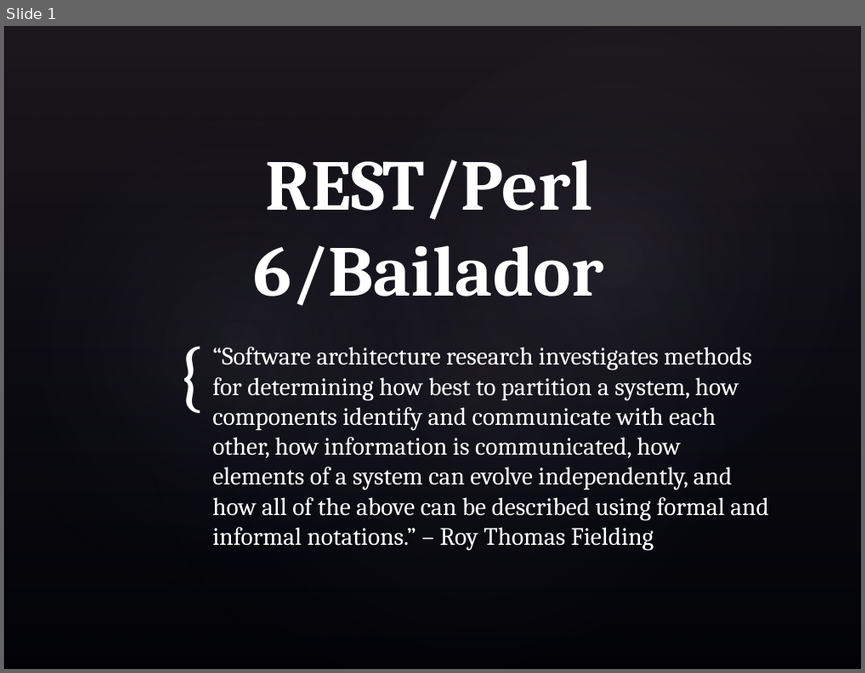
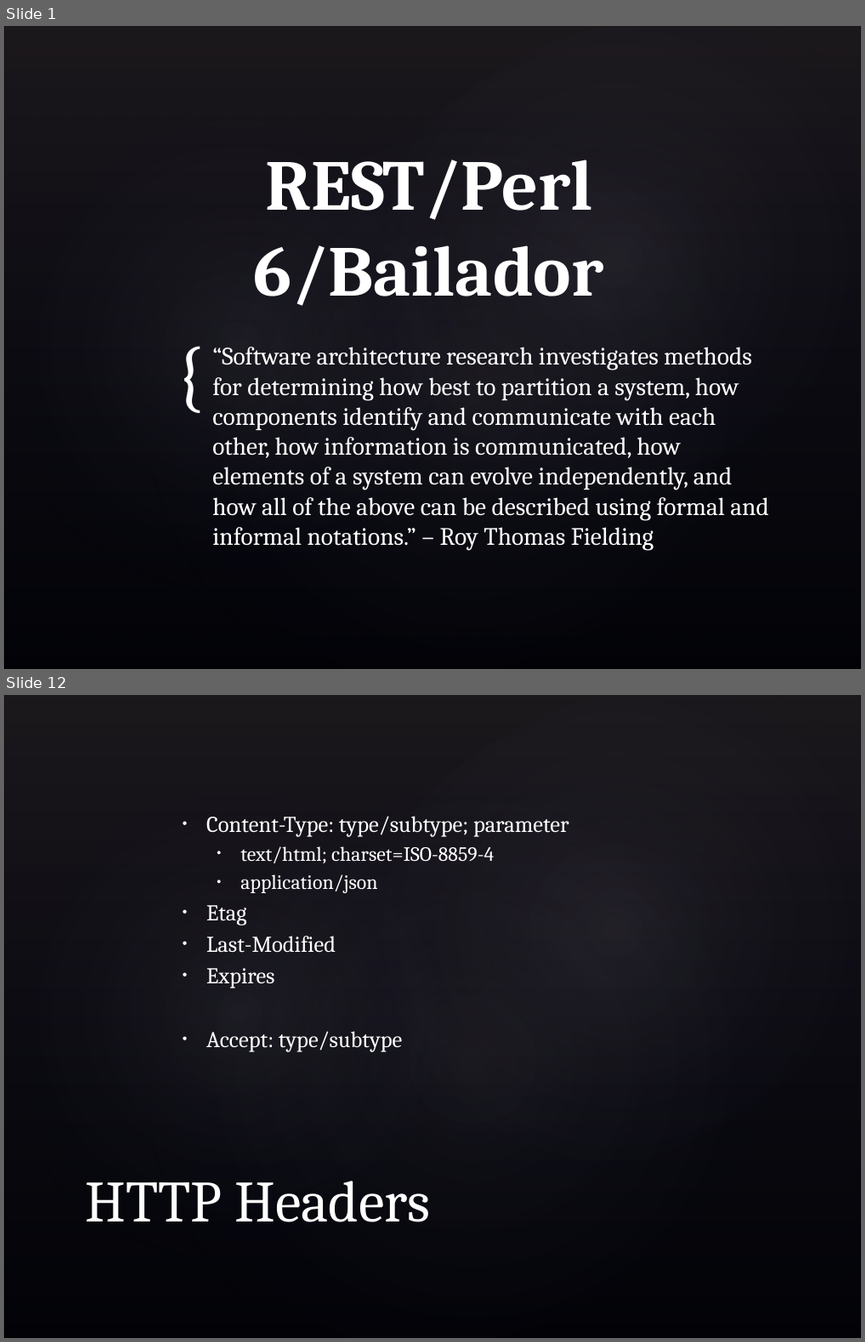
Before and after one commit to skeletonkey/Perl6_REST, a slide deck: docs/Perl6_REST.pptx. Shown one above the other, each under a label of ours: slide 1 before the commit, slides 1 and 12 after it; the slides between them are not shown. The pictures are 865x673 and 865x1342 pixels, drawn with LibreOffice and Linux fonts; fonts in the diff are those of the drawing; background and template pictures are left out. Boxes give left, top, right and bottom in pixels: in the first picture for what was removed or moved away, otherwise in the second. Text is boxed around its words. In the diff, an @@ line names an element or a change of style, - is before the commit and + after.

```diff
--- a/docs/Perl6_REST.pptx
+++ b/docs/Perl6_REST.pptx
@@ slide 12 added at (4,695,861,1338), background picture (left out); not listed: 4 template elements that a slide beside it also shows @@
@@ text added at (206,816,569,1052), 19 pt, text #FFFFFF @@
+  • Content-Type: type/subtype; parameter
+    • text/html; charset=ISO-8859-4
+    • application/json
+  • Etag
+  • Last-Modified
+  • Expires
+  • Accept: type/subtype
@@ title added at (86,1180,430,1222), 49 pt, text #FFFFFF @@
+HTTP Headers
```
Also in this commit, not shown: 1 slide changed, 13 other slides added.
